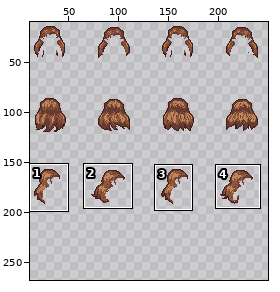
File history of a sprite sheet, resources/player/hair_4.png. Above, an overview of the earlier version with the close-up marked.
Close-up. First the earlier version:
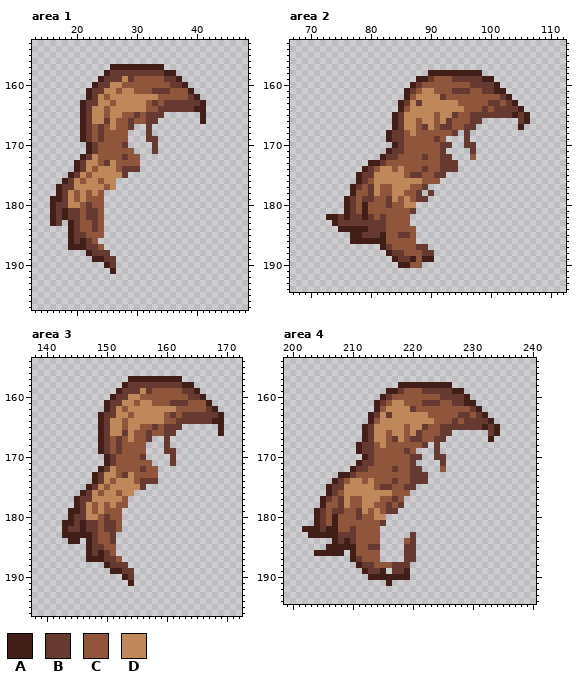
The file is 256x216 pixels. Shown: area 1: x 13..48, y 153..197; area 2: x 67..112, y 153..194; area 3: x 138..172, y 154..196; area 4: x 199..240, y 154..194. The old version is drawn lined up with the new one, on the new canvas. The wide view leaves out empty margins. The commit also changed other parts of the picture, which this record leaves out.
Palette (. is transparent): A #411f18  B #663931  C #8f563b  D #bf885a
Now the later version:
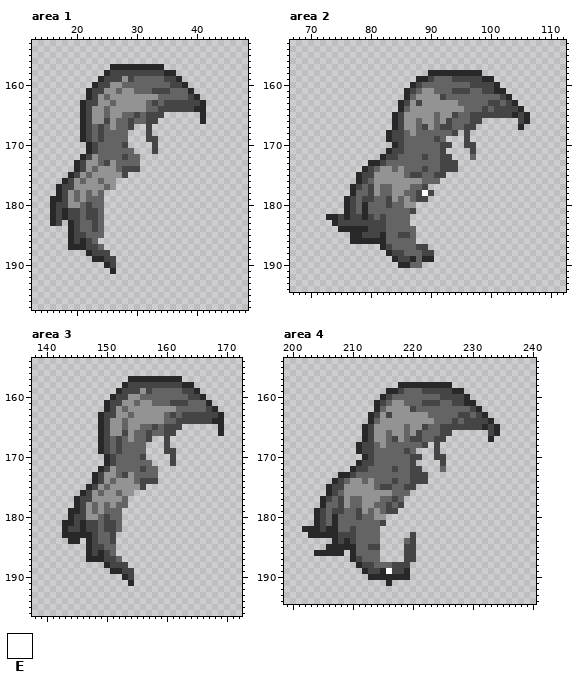
Colours new in this view: E #ffffff
Edits made:
canvas 256x216 -> 256x288
@@ palette @@
-A #411f18
+A #282828
-B #663931
+B #454545
-C #8f563b
+C #646464
-D #bf885a
+D #939393
--- area 2
@@ x 87..91 @@
 177 CCB..
-178 CB.B.
+178 CBEB.
 179 CBB..
--- area 4
@@ x 214..218 @@
 188 CCCBB
-189 BA.BB
+189 BAEBB
 190 AAAAA
Where, in picture pixels (left, top, right, bottom), the same in both close-ups:
changed: (50, 64, 206, 274)
changed: (326, 70, 530, 268)
changed: (62, 376, 224, 586)
changed: (302, 382, 500, 586)
